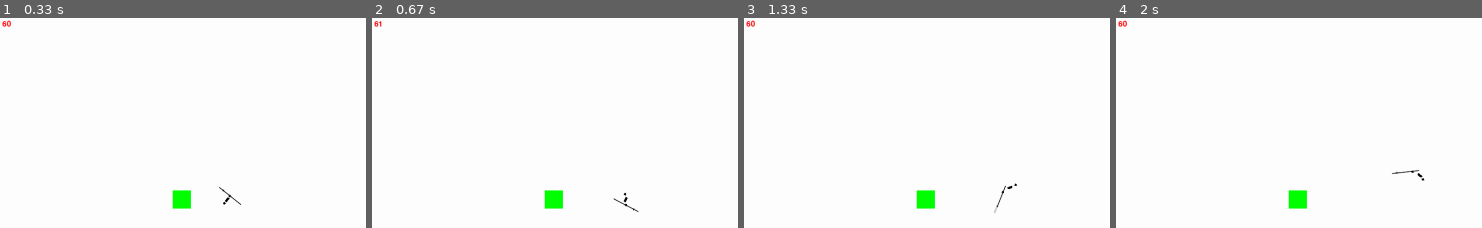
Above: before the commit, frames 1-4 (left to right).
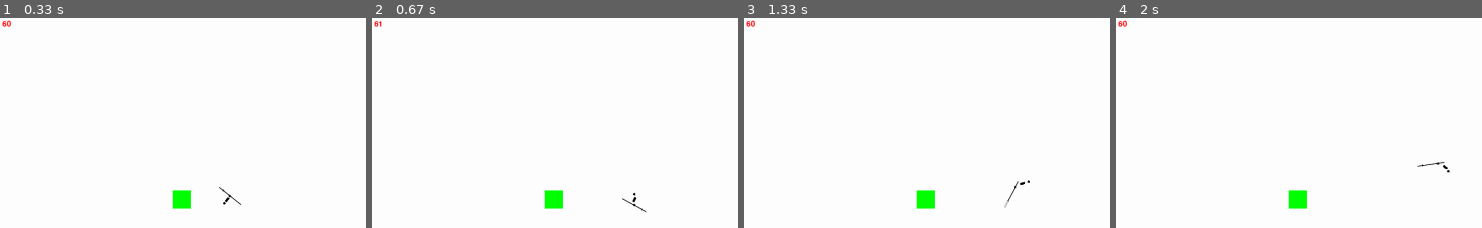
Above: after the commit, the same moments.

Repository: LeBoku/tds
Game: pygame game, started from src/tds.py
The game is run twice, just before and just after one commit, with the same random seed, the same clock (stepped at 60 frames per second) and the same inputs.
Inputs (mouse positions are in pixels of both pictures, inside the frame that each line leads up to):
- Up to frame 1 (0.33 s): no input
- Up to frame 2 (0.67 s): hold D from 0.33 s (still down); move the mouse to (outside the picture) at 0.37 s
- Up to frame 3 (1.33 s): release D at 0.8 s; click (outside the picture) at 0.88 s; hold W from 1.17 s (still down); click (outside the picture) at 1.25 s
- Up to frame 4 (2 s): release W at 1.47 s; hold D 1.5-1.97 s; click (1288, 188) at 1.58 s

Frame 1 is identical in both runs. In frame 2, 0.2% of the frame differs, in the area x 65-76%, y 83-93%; in frame 3, 0.2%, in the area x 68-79%, y 77-93%; in frame 4, 0.2%.

Commit message:
minor improvements

Diff:
--- a/src/mainLoop.py
+++ b/src/mainLoop.py
@@ -15,7 +15,7 @@
 clock = pygame.time.Clock()
 eventHandler = EventHandler.get()
 
-map = MapController()
+mapController = MapController()
 
 
 def mainLoop():
@@ -23,7 +23,7 @@
 		eventHandler.postCustomEvents()
 		eventHandler.handleEvents()
 
-		mapDisplay = map.display()
+		mapDisplay = mapController.display()
 
 		clock.tick(config.fps)
 		display.blit(mapDisplay, (0, 0))
@@ -36,5 +36,5 @@
 
 @EventListener(pygame.locals.QUIT)
 def onClose(event):
-    pygame.quit()
-    sys.exit()
+	pygame.quit()
+	sys.exit()
--- a/src/map/characters/playerController.py
+++ b/src/map/characters/playerController.py
@@ -2,25 +2,18 @@
 import pygame.mouse
 from pygame.math import Vector2
 
-from map.characterController import CharacterController
-
+from map.characters.characterController import CharacterController
+from map.weapons import Spear
 from pygameUtil.eventHandling import EventListener, EventHandler
-from pygameUtil import math_
-
-from map.subEntity import SubEntity
-
-from map.weapons import Spear
-
 from store import images
 from store import moveSets
-from store import collisionPoints
 from store.enums import MoveTypes, CharacterParts, attackTypes
 
 
 class PlayerController(CharacterController):
 	def __init__(self, map):
 		super().__init__(map)
-		self.baseSpeed = 3
+		self.baseSpeed = 4
 		self.runningSpeedModificator = 2
 
 		self.eventHandler = EventHandler.get()
--- a/src/map/weapons/spear.py
+++ b/src/map/weapons/spear.py
@@ -1,6 +1,4 @@
 from .weapon import Weapon
-
-from store.moveSetController import MoveSetController
 
 from store.enums import MoveTypes
 from store.images.weapons import spear as spearImage
--- a/src/map/weapons/weapon.py
+++ b/src/map/weapons/weapon.py
@@ -1,6 +1,5 @@
+from map.characters.characterController import CharacterController
 from map.subEntity import SubEntity
-from map.characterController import CharacterController
-
 from store.types import Particle
 
 
--- a/src/store/moveSets/spear.py
+++ b/src/store/moveSets/spear.py
@@ -1,9 +1,7 @@
-from pygame.math import Vector2
-
 from ._entity import Entity
 from ._move import Move
 
-from .milestones import Attack, Walk
+from .milestones import Attack
 from store.enums import CharacterParts
 
 
Renamed: src/map/characterController.py -> src/map/characters/characterController.py
